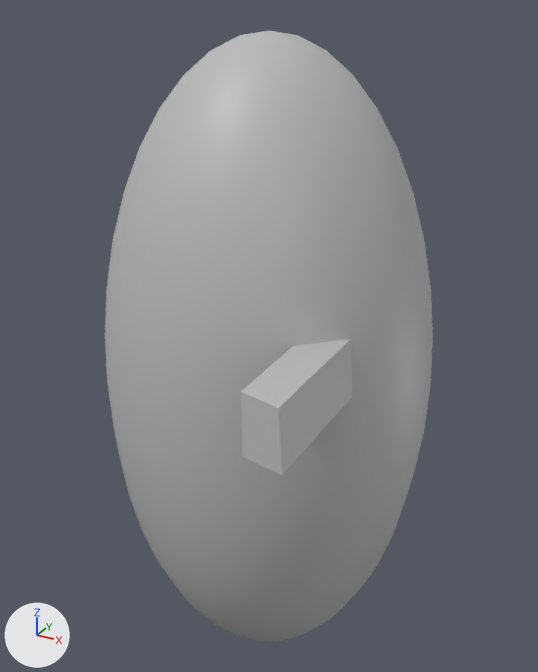
What one commit did to the FBX model Assets/InScene/Prefabs/props/Pr_Guard.fbx.
One viewpoint serves both versions: a 50 mm camera at (0.01017, -0.01847, 0.01052) aimed at (0.00001, 0.0, 0.00129). The lights are fixed; the arrows at lower left show +X, +Y and +Z.
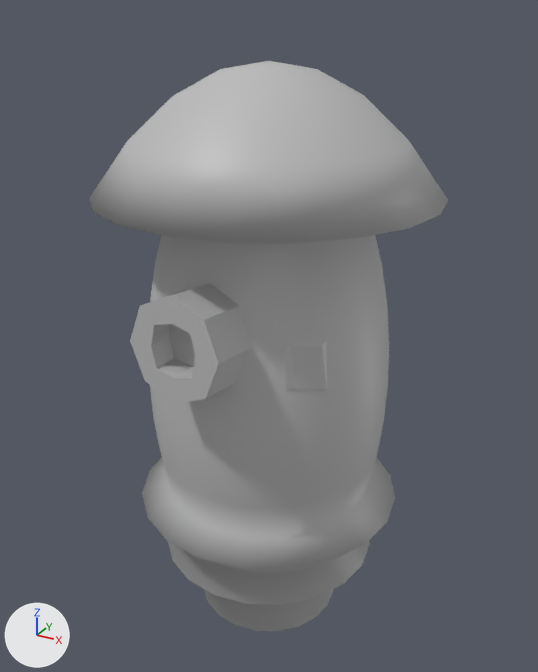
Location of each change, [x1, y1, x2, y2] in pixels of the pictures (538 x 672 px; the box of a moved part takes in the faces that stretch with it):
'pSphere1', reshaped, rescaled (9% wider, 7% shorter)
    before: [105, 30, 433, 641]
    after: [89, 61, 448, 631]
part 1 of me_mesh, moved or reshaped
    before: [142, 530, 393, 641]
    after: [142, 457, 395, 631]
part 2 of me_mesh, built on
    before: [110, 30, 398, 475]
    after: [89, 61, 448, 435]

Patch to the scene script:
```diff
--- a/Assets/InScene/Prefabs/props/Pr_Guard.fbx.py
+++ b/Assets/InScene/Prefabs/props/Pr_Guard.fbx.py
@@ me_mesh @@
 # used by ob_psphere1; location = (0.0, 0.0, 0.0); rotation_euler = (1.571, 0.0, 0.0), in degrees (90, 0, 0); scale = (0.01, 0.01, 0.01)
-me_mesh.from_pydata(...)  # 386 vertices, 404 faces; spans x -0.5..0.5, y -1.0..1.0, z -0.5..0.67
+me_mesh.from_pydata(...)  # 418 vertices, 432 faces; spans x -0.67..0.67, y -1.3..1.12, z -0.67..0.67
+# me_mesh part 1
+# 16 vertices in x -0.34..0.34, y -0.71, z -0.34..0.34 move by (0.0, 0.03, 0.0)
+# 105 vertices move from x -0.4..0.4, y -1.0..-0.59, z -0.4..0.4 to x -0.57..0.57, y -1.3..-0.51, z -0.57..0.57
+# me_mesh part 2
+# 5 vertices are removed from x -0.15..0.15, y 0.16..0.45, z 0.42..0.48
+# 16 faces are deleted
+# 89 vertices move from x -0.29..0.4, y 0.15..1.0, z -0.29..0.67 to x -0.67..0.67, y 0.13..1.12, z -0.67..0.67
+# 29 vertices are added at x -0.18..0.18, y 0.15..0.51, z 0.44..0.66
+# 8 new vertices lie (0.0, 0.0, 0.1) away from vertices in x -0.09..0.09, y 0.24..0.42, z 0.56
+# 44 new faces join them
 me_mesh.materials.append(mat_lambert1)
@@ ob_psphere1 @@
 ob_psphere1.rotation_euler = (1.571, 0.0, 0.0)  # degrees (90, 0, 0)
-ob_psphere1.scale = (0.01, 0.01, 0.01)
+ob_psphere1.scale = (0.00745, 0.00828, 0.00745)
```
